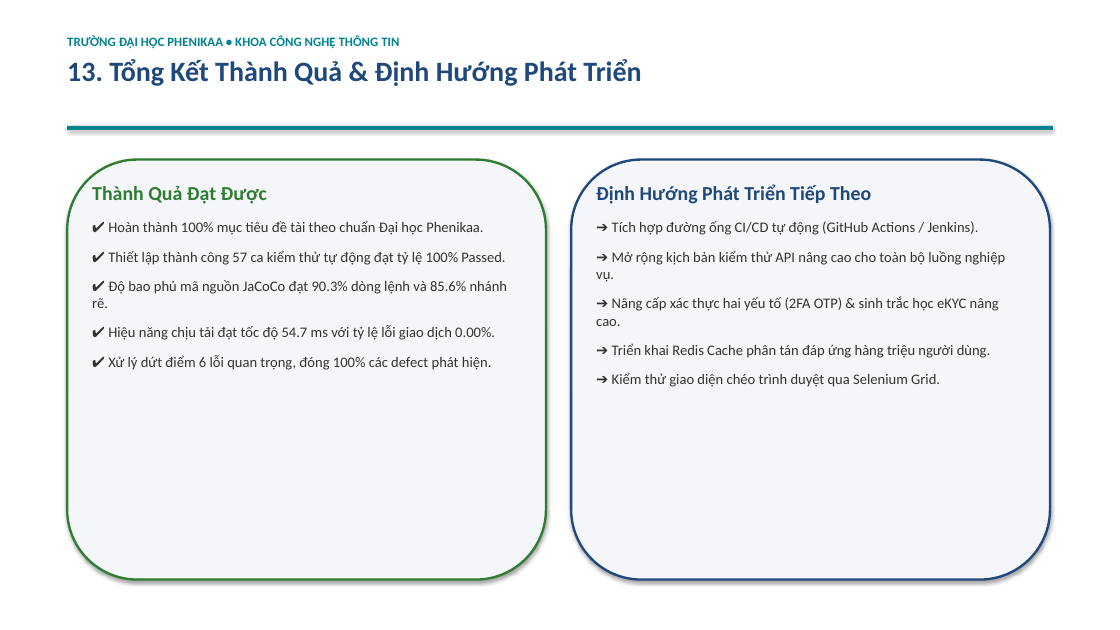
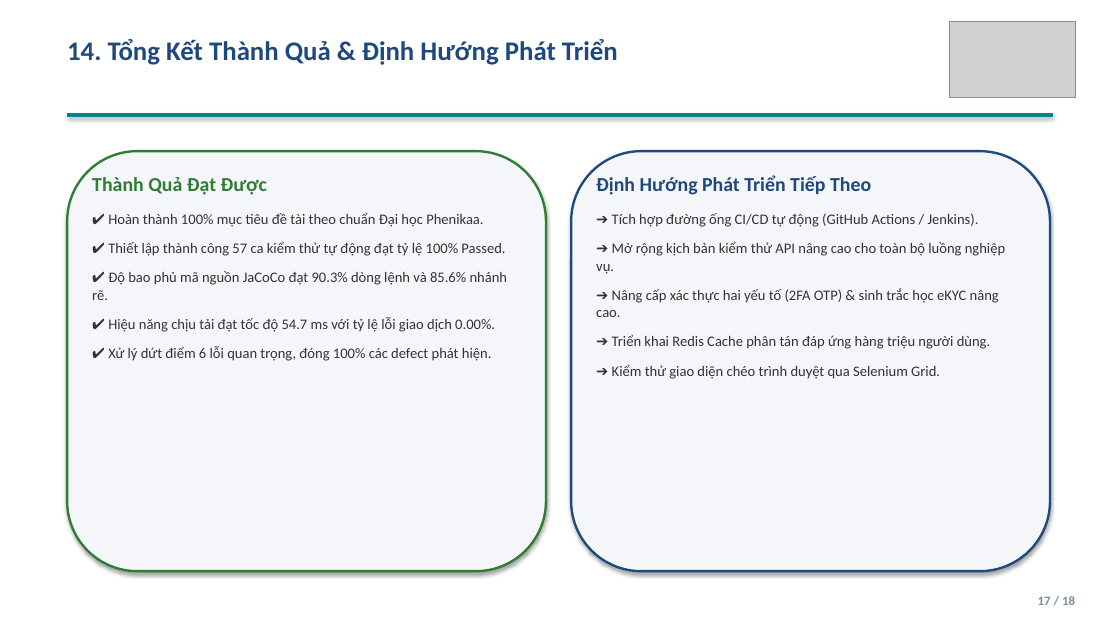
Before and after one commit to ngthanhs1/Kiemthu_MiniBank, a slide deck: slide 17 of docs/presentation/SLIDE_THUYET_TRINH_MINIBANK.pptx (slide 16 before the commit). Drawn at 1120x630 pixels with LibreOffice and Linux fonts; fonts in the diff are those of the drawing; grey boxes stand for pictures. Boxes give left, top, right and bottom in pixels: in the first picture for what was removed or moved away, otherwise in the second. Text is boxed around its words. In the diff, an @@ line names an element or a change of style, - is before the commit and + after.

```diff
--- a/docs/presentation/SLIDE_THUYET_TRINH_MINIBANK.pptx
+++ b/docs/presentation/SLIDE_THUYET_TRINH_MINIBANK.pptx
@@ picture added at box(949, 21, 1075, 97) @@
@@ text at box(67, 39, 618, 65): text changed; size 11 to 23 pt; text colour #00838F to #1F497D @@
-TRƯỜNG ĐẠI HỌC PHENIKAA • KHOA CÔNG NGHỆ THÔNG TIN
-13. Tổng Kết Thành Quả & Định Hướng Phát Triển
+14. Tổng Kết Thành Quả & Định Hướng Phát Triển
@@ rectangle: place and size @@
-rectangle at box(67, 126, 1053, 129)
+rectangle at box(67, 113, 1053, 117)
@@ 2 texts, 2 rounded rectangles: place and size @@
-2 texts, 2 rounded rectangles at box(67, 160, 1050, 580)
+2 texts, 2 rounded rectangles at box(67, 151, 1050, 571)
@@ text added at box(1038, 596, 1075, 605), 11 pt, text #78909C, bold @@
+17 / 18
```
Also in this commit, not shown: 16 other slides changed, 1 slide added, 13 other files.
